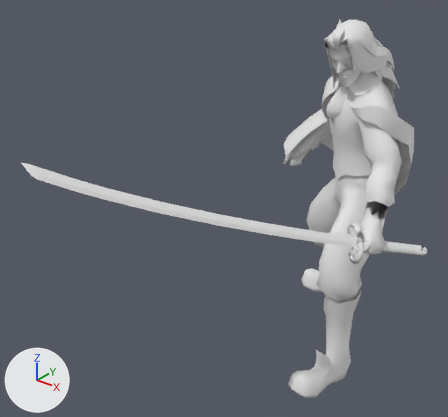
A saved change to the OBJ model models/dun_idle_000014.obj.
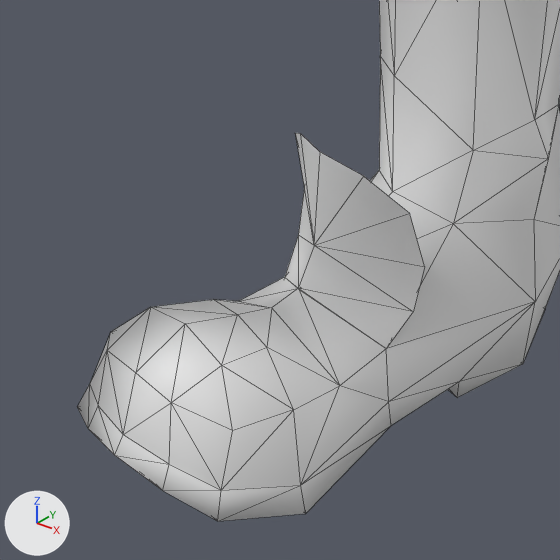
Each version is shown whole from a 50 mm lens placed at (0.358, -0.764, 0.606), pointed at (-0.091, -0.201, 0.258), then close up on the part from 62% to 78% of the width and 80% to 97% of the height. Every picture has the same lights, and +X, +Y and +Z are marked at lower left. The close-ups show mesh edges as thin lines. Where no turn or scale is listed for an object, it has been applied to the vertices. Vertices at the same position are counted once.

Before the edit, the objects in view are built like this:
```python
me_gamemodelshape = bpy.data.meshes.new('GamemodelShape')
me_gamemodelshape.from_pydata(...)  # 1249 vertices, 2191 faces; spans x -0.178..0.13, y -0.429..0.112, z -0.001..0.461
# before: 406 (0.02, -0.101, 0.091), 587 (0.009, -0.092, 0.117), 588 (0.015, -0.111, 0.101), 589 (0.01, -0.104, 0.11), 597 (0.032, -0.146, 0.034) at pixel (314, 245)
# before: 601 (0.031, -0.146, 0.055) at pixel (320, 152), 604 (0.047, -0.142, 0.047) at pixel (409, 213)
ob_gamemodelshape = bpy.data.objects.new('GamemodelShape', me_gamemodelshape)
ob_gamemodelshape.location = (0.0, 0.0, 0.0)
```
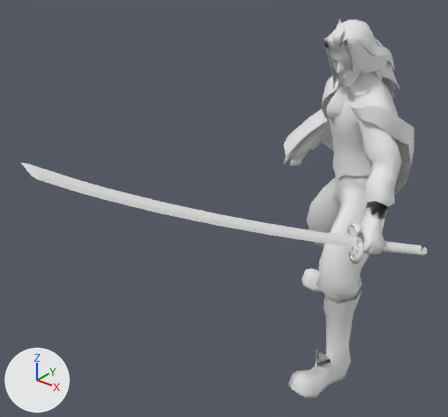
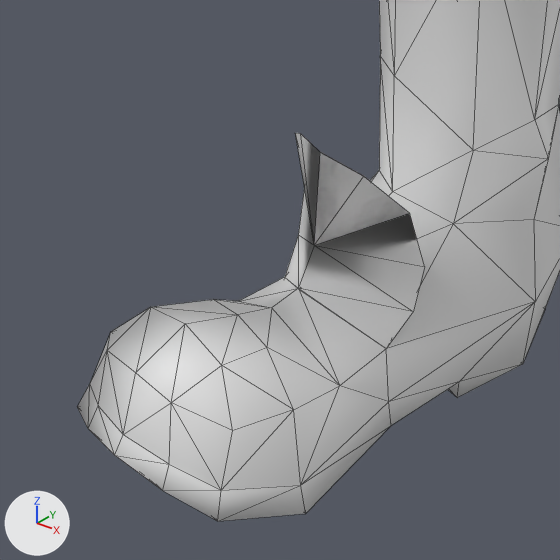
The newer file is also rescaled (x10.0) as a whole; pictures and numbers use the older file's frame.

Changed parts and their boxes (x1, y1, x2, y2) in the close-ups (560 x 560 px):
part 1 of me_gamemodelshape, built on
    after: (314, 152, 409, 245)

What changed in the scene script:
```text
Change me_gamemodelshape:
    where me_gamemodelshape.from_pydata(...)  # 1249 vertices, 2191 faces; spans x -0.178..0.13, y -0.429..0.112, z -0.001..0.461
    used by ob_gamemodelshape; location = (0.0, 0.0, 0.0)
    verts and faces of me_gamemodelshape; kept vertices keep their numbers, new ones are numbered from 1249
    me_gamemodelshape part 1
    add delete_faces([(406, 587, 589), (406, 589, 588)])
    add verts[1250] = (0.01, -0.104, 0.11)
    add verts[1251] = (0.04, -0.145, 0.054)  # pixel (363, 176)
    add faces += [(406, 587, 1250), (406, 1250, 588), (597, 1251, 604), (597, 601, 1251)]
```
